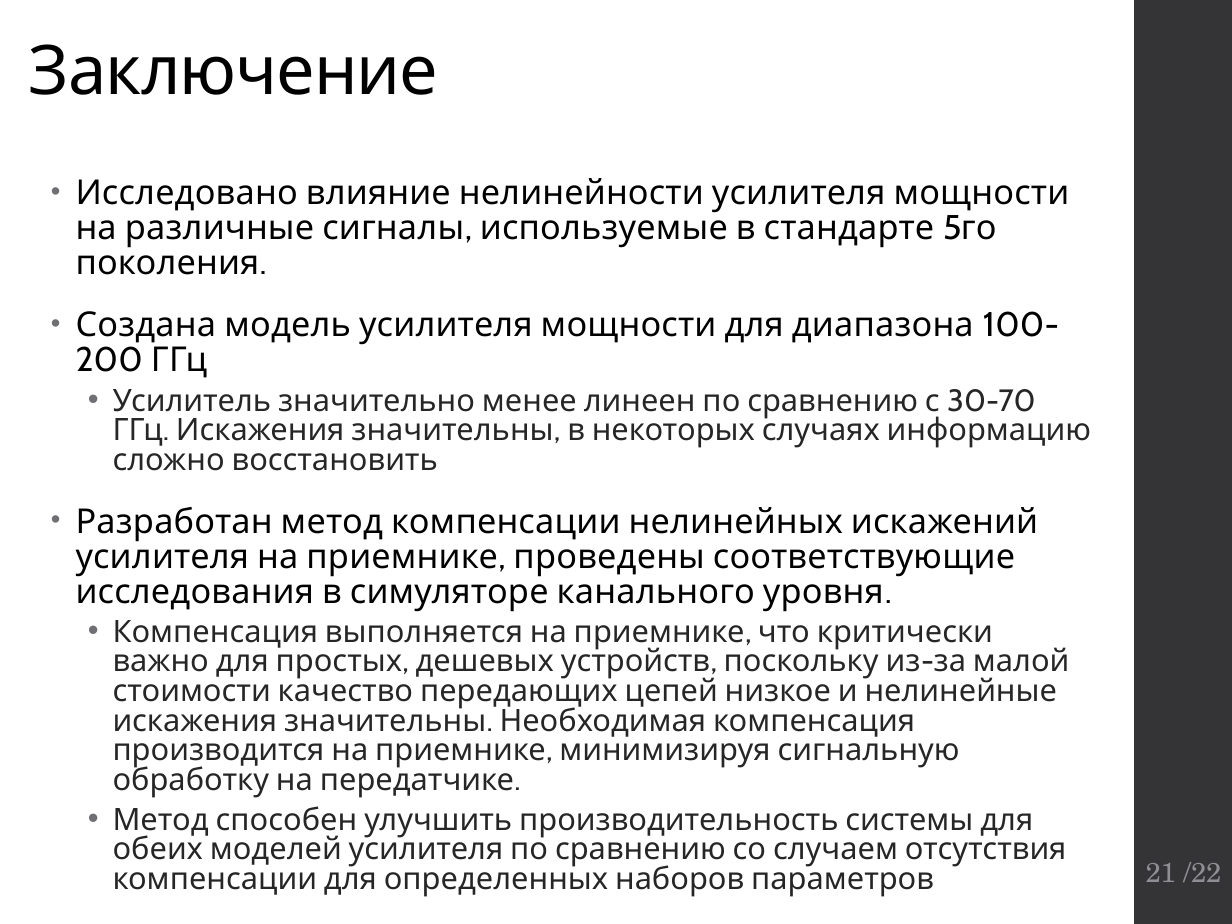
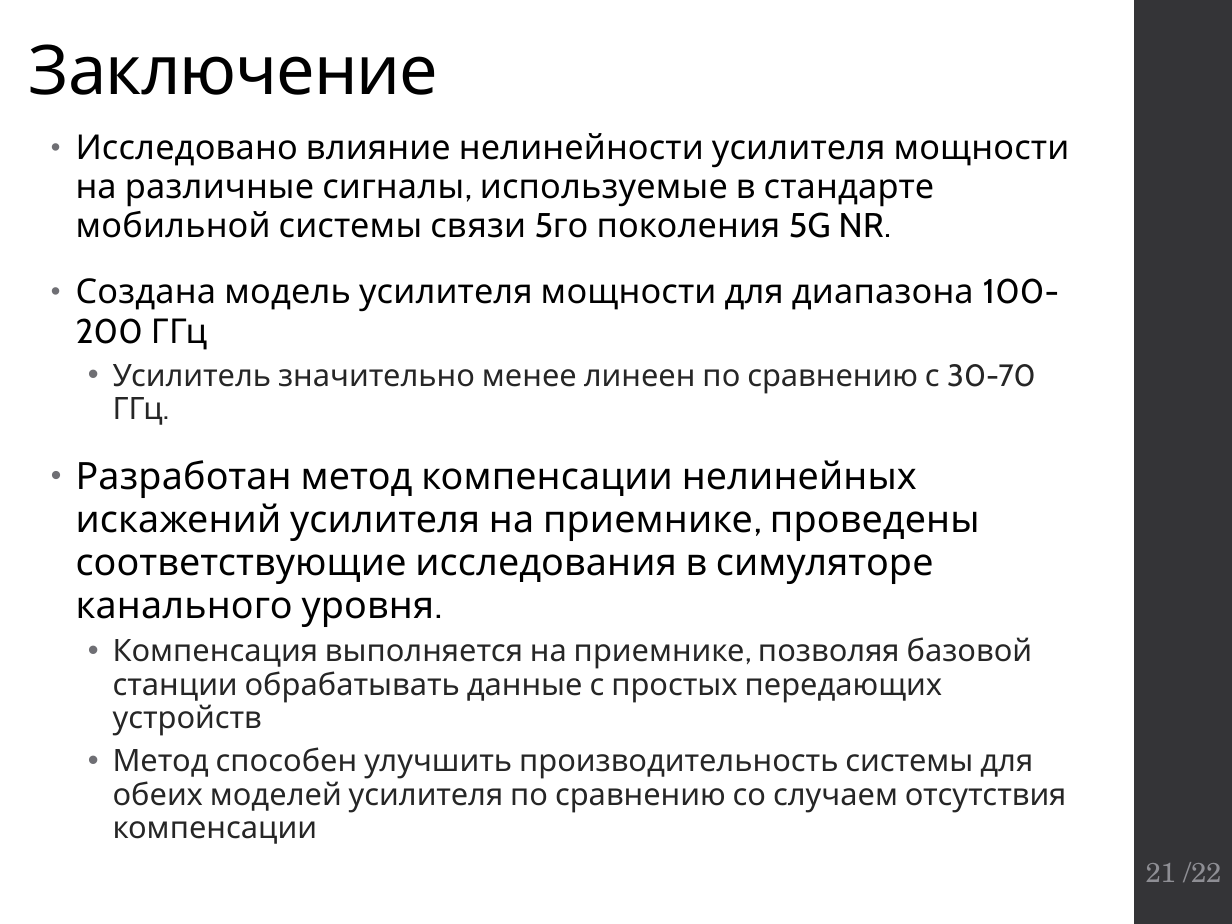
Before and after one commit to kannab98/graduation-paper, a slide deck: slide 21 of Presentation.pptx. Drawn at 1232x924 pixels with LibreOffice and Linux fonts; fonts in the diff are those of the drawing. Boxes give left, top, right and bottom in pixels: in the first picture for what was removed or moved away, otherwise in the second. Text is boxed around its words. In the diff, an @@ line names an element or a change of style, - is before the commit and + after.

```diff
--- a/Presentation.pptx
+++ b/Presentation.pptx
@@ text "Исследовано влияние нелинейности усилителя мощности ...": place and size @@
-text "Исследовано влияние нелинейности усилителя мощности ..." at box(76, 178, 1091, 868)
+text "Исследовано влияние нелинейности усилителя мощности ..." at box(76, 133, 1070, 844)
@@ text at box(76, 133, 1070, 238): text changed @@
-• Исследовано влияние нелинейности усилителя мощности на различные сигналы, используемые в стандарте 5го поколения.
+• Исследовано влияние нелинейности усилителя мощности на различные сигналы, используемые в стандарте мобильной системы связи 5го поколения 5G NR.
@@ text at box(76, 278, 1059, 627): size 20 to 22 pt in "Разработан метод компенсации нелинейных искажений усилителя  ..."; line spacing 0.85 to 0.95 @@
@@ text at box(113, 364, 1035, 425): text changed @@
-  • Усилитель значительно менее линеен по сравнению с 30-70 ГГц. Искажения значительны, в некоторых случаях информацию сложно восстановить
+  • Усилитель значительно менее линеен по сравнению с 30-70 ГГц.
@@ text at box(113, 637, 1066, 844): text changed @@
-  • Компенсация выполняется на приемнике, что критически важно для простых, дешевых устройств, поскольку из-за малой стоимости качество передающих цепей низкое и нелинейные искажения значительны. Необходимая компенсация производится на приемнике, минимизируя сигнальную обработку на передатчике.
-  • Метод способен улучшить производительность системы для обеих моделей усилителя по сравнению со случаем отсутствия компенсации для определенных наборов параметров
+  • Компенсация выполняется на приемнике, позволяя базовой станции обрабатывать данные с простых передающих устройств
+  • Метод способен улучшить производительность системы для обеих моделей усилителя по сравнению со случаем отсутствия компенсации
```
Also in this commit, not shown: 14 other slides changed, 2 slides added, 1 other file.
